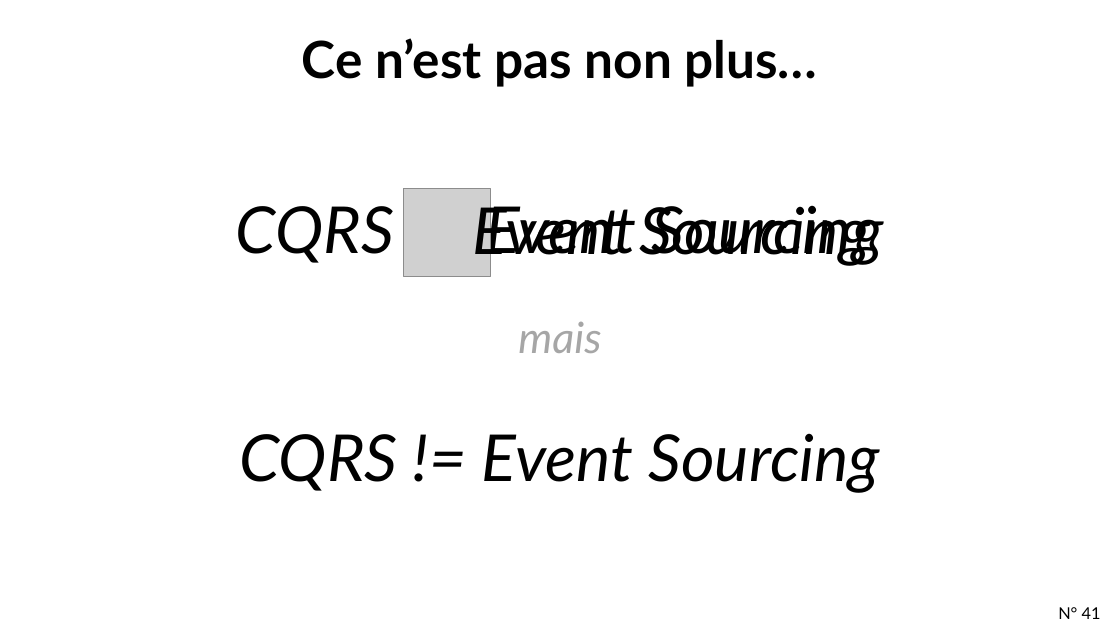
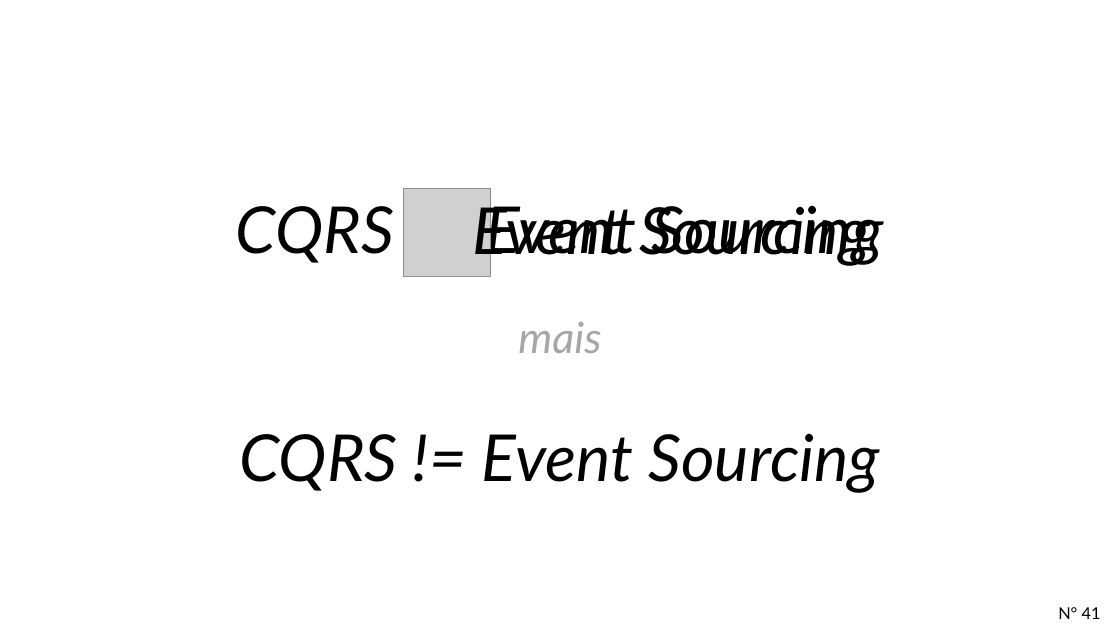
Before and after one commit to tpierrain/CQRS-slides, a slide deck: slide 41 of french/DecouvrirCQRSparLaPratique.pptx. Drawn at 1120x630 pixels with LibreOffice and Linux fonts; fonts in the diff are those of the drawing; grey boxes stand for pictures; background and template pictures are left out. Boxes give left, top, right and bottom in pixels: in the first picture for what was removed or moved away, otherwise in the second. Text is boxed around its words. In the diff, an @@ line names an element or a change of style, - is before the commit and + after.

```diff
--- a/french/DecouvrirCQRSparLaPratique.pptx
+++ b/french/DecouvrirCQRSparLaPratique.pptx
@@ title removed at [302,38,817,87] @@
-Ce n’est pas non plus…
```
Also in this commit, not shown: 1 other slide changed, 1 other file.
